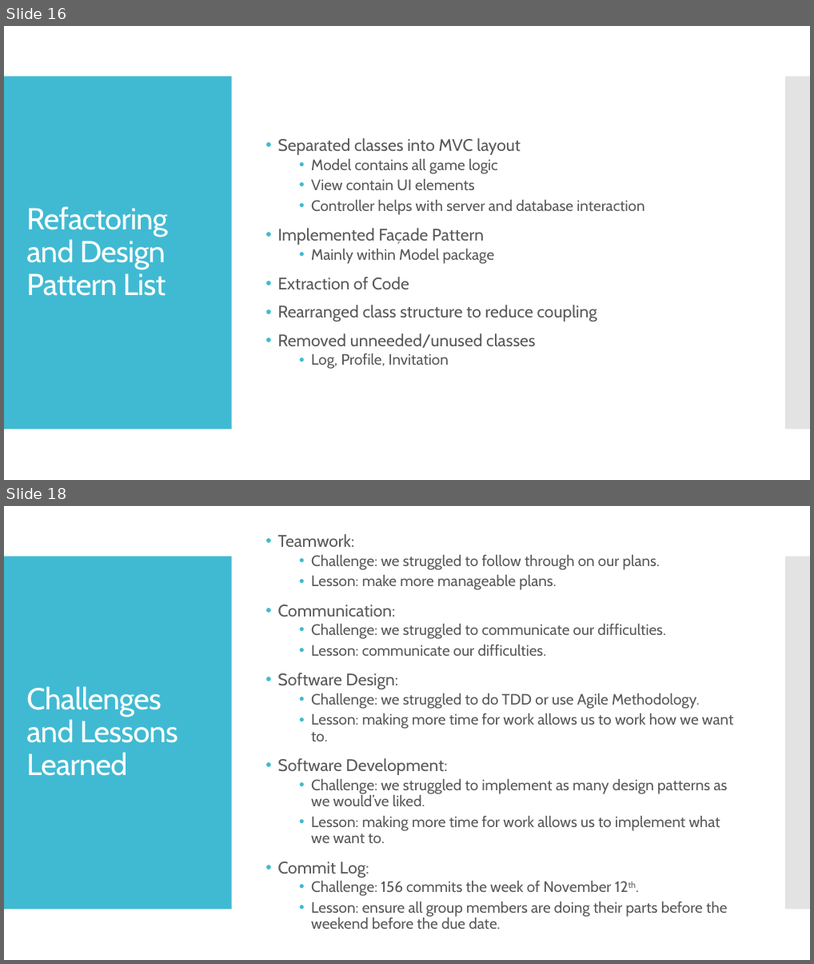
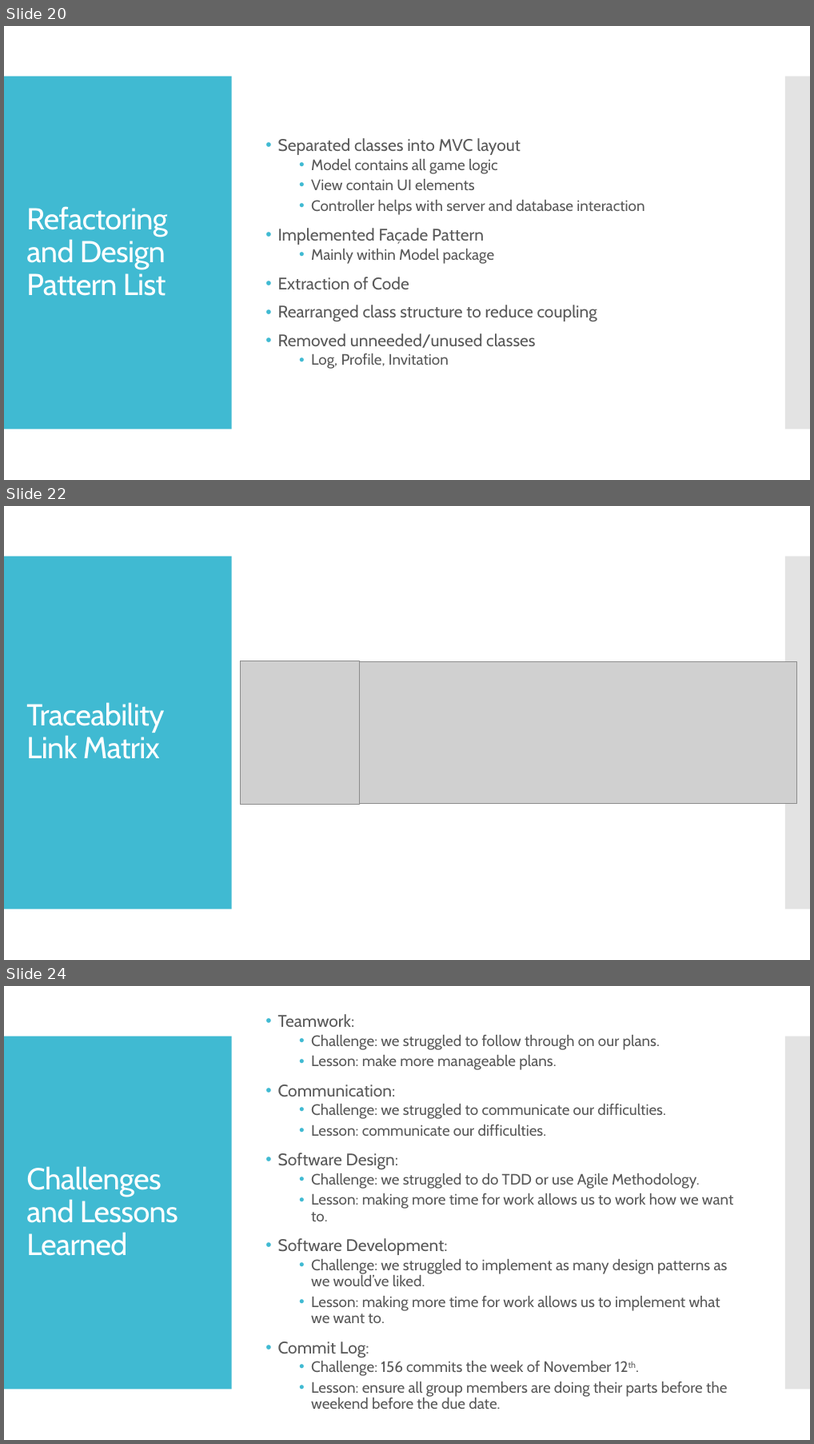
Before and after one commit to NickWaltCSU/cs414-f17-301-UltraLiteCoding, a slide deck: Presentation 5/Presentation.pptx. Shown one above the other, each under a label of ours: slides 16 and 18 before the commit, slides 20, 22 and 24 after it; the slides between them are not shown. The pictures are 814x964 and 814x1444 pixels, drawn with LibreOffice and Linux fonts; fonts in the diff are those of the drawing; grey boxes stand for pictures. Boxes give left, top, right and bottom in pixels: in the first picture for what was removed or moved away, otherwise in the second. Text is boxed around its words. In the diff, an @@ line names an element or a change of style, - is before the commit and + after.

```diff
--- a/Presentation 5/Presentation.pptx
+++ b/Presentation 5/Presentation.pptx
@@ slide 22 added at (4,506,810,960), background #FFFFFF; not listed: 2 template elements that a slide beside it also shows @@
@@ picture added at (241,661,360,805) @@
@@ picture added at (360,661,798,804) @@
@@ title added at (26,702,164,759), 36 pt, text #FFFFFF @@
+Traceability Link Matrix
@@ what was slide 16 is now slide 20 @@
@@ what was slide 18 is now slide 24 @@
```
Also in this commit, not shown: 3 slides changed, 5 other slides added.
